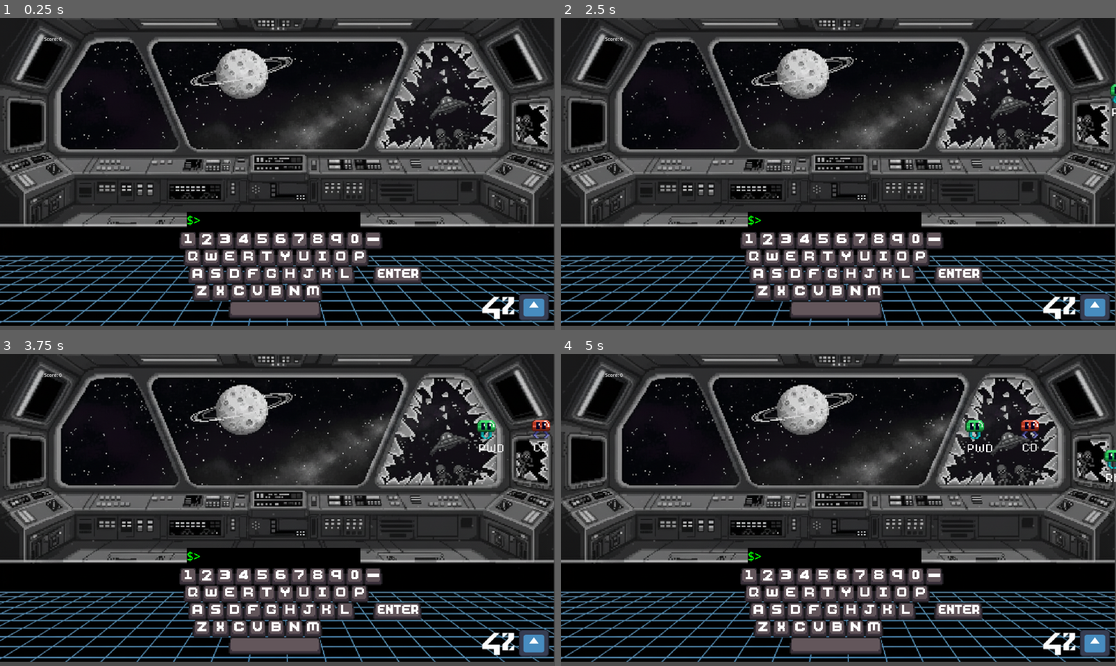
Above: before the commit, frames 1-4 (two rows, left to right).
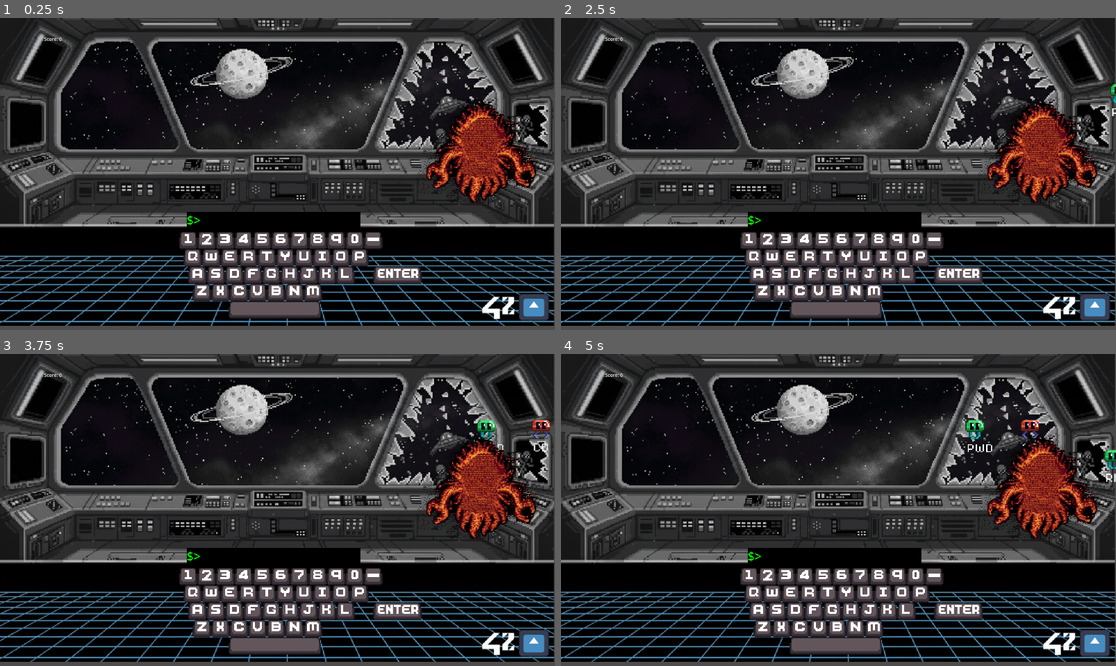
Above: after the commit, the same moments.

Repository: nicolasgsantana/game-jam42
Game: Godot game, scene res://scenes/levels/main.tscn
Same seed, same stepped clock (60 frames per second), same inputs: the game is played once before the commit and once after it. The engine's default icon, where the game draws it, is replaced by a stand-in: a white triangle on a blue panel in a dark square.
Inputs:
- Up to frame 1 (0.25 s): no input
- Up to frame 2 (2.5 s): tap Enter at 0.5, 2 s; tap Space at 1.25 s
- Up to frame 3 (3.75 s): no input
- Up to frame 4 (5 s): no input

The runs differ from the first frame. In frame 1, 3.8% of the frame differs, in the area x 75-98%, y 25-60%; in frame 2, 3.8%; in frame 3, 3.8%; in frame 4, 3.8%.

Commit message:
add boss

Diff:
--- a/scenes/levels/main.tscn
+++ b/scenes/levels/main.tscn
@@ -8,9 +8,56 @@
 [ext_resource type="Script" uid="uid://cooprrrg3fon0" path="res://scripts/game_manager.gd" id="3_y0acb"]
 [ext_resource type="PackedScene" uid="uid://fe2x7nv7v5tp" path="res://scenes/combat_area.tscn" id="4_j4d2a"]
 [ext_resource type="Texture2D" uid="uid://bnqpoxevqsnw4" path="res://icon.svg" id="8_vkq25"]
+[ext_resource type="Texture2D" uid="uid://dknmmflaandke" path="res://sprites/boss/boos-move.png" id="9_7lrji"]
 
 [sub_resource type="RectangleShape2D" id="RectangleShape2D_b6bv0"]
 size = Vector2(47.5, 375)
+
+[sub_resource type="AtlasTexture" id="AtlasTexture_rssyh"]
+atlas = ExtResource("9_7lrji")
+region = Rect2(35, 58, 477, 441)
+
+[sub_resource type="AtlasTexture" id="AtlasTexture_hwp66"]
+atlas = ExtResource("9_7lrji")
+region = Rect2(512, 58, 477, 441)
+
+[sub_resource type="AtlasTexture" id="AtlasTexture_2xkjh"]
+atlas = ExtResource("9_7lrji")
+region = Rect2(35, 499, 477, 441)
+
+[sub_resource type="AtlasTexture" id="AtlasTexture_dj21o"]
+atlas = ExtResource("9_7lrji")
+region = Rect2(512, 499, 477, 441)
+
+[sub_resource type="SpriteFrames" id="SpriteFrames_6ui35"]
+animations = [{
+"frames": [],
+"loop": true,
+"name": &"YOU-LOSE",
+"speed": 5.0
+}, {
+"frames": [],
+"loop": true,
+"name": &"boss-died",
+"speed": 5.0
+}, {
+"frames": [{
+"duration": 0.9,
+"texture": SubResource("AtlasTexture_rssyh")
+}, {
+"duration": 0.9,
+"texture": SubResource("AtlasTexture_hwp66")
+}, {
+"duration": 0.9,
+"texture": SubResource("AtlasTexture_2xkjh")
+}, {
+"duration": 0.9,
+"texture": SubResource("AtlasTexture_dj21o")
+}],
+"loop": true,
+"name": &"boss-move",
+"speed": 5.0
+}]
 
 [node name="Main" type="Node2D"]
 
@@ -150,6 +197,17 @@
 scale = Vector2(0.816407, 0.722656)
 texture = ExtResource("8_vkq25")
 
+[node name="Boss" type="CharacterBody2D" parent="."]
+
+[node name="Mou" type="Sprite2D" parent="Boss"]
+
+[node name="Moulinette" type="AnimatedSprite2D" parent="Boss"]
+position = Vector2(1570, 359)
+scale = Vector2(1.27324, 1.27324)
+sprite_frames = SubResource("SpriteFrames_6ui35")
+animation = &"boss-move"
+frame_progress = 0.234084
+
 [connection signal="buffer_changed" from="InputHandler" to="GameManager" method="_on_input_handler_buffer_changed"]
 [connection signal="buffer_changed" from="InputHandler" to="CommandLine" method="_on_input_handler_buffer_changed"]
 [connection signal="command_sent" from="InputHandler" to="GameManager" method="_on_input_handler_command_sent"]
Not shown: 1 places in scenes/levels/main.tscn that only renumber resources
Binary file added: sprites/boss/boos-move.png
Not shown, added: sprites/boss/boos-move.png.import
Binary file added: sprites/boss/boss-dano.png
Not shown, added: sprites/boss/boss-dano.png.import
Binary file added: sprites/boss/boss-died.png
Not shown, added: sprites/boss/boss-died.png.import
Binary file added: sprites/boss/you-lose.png
Not shown, added: sprites/boss/you-lose.png.import
